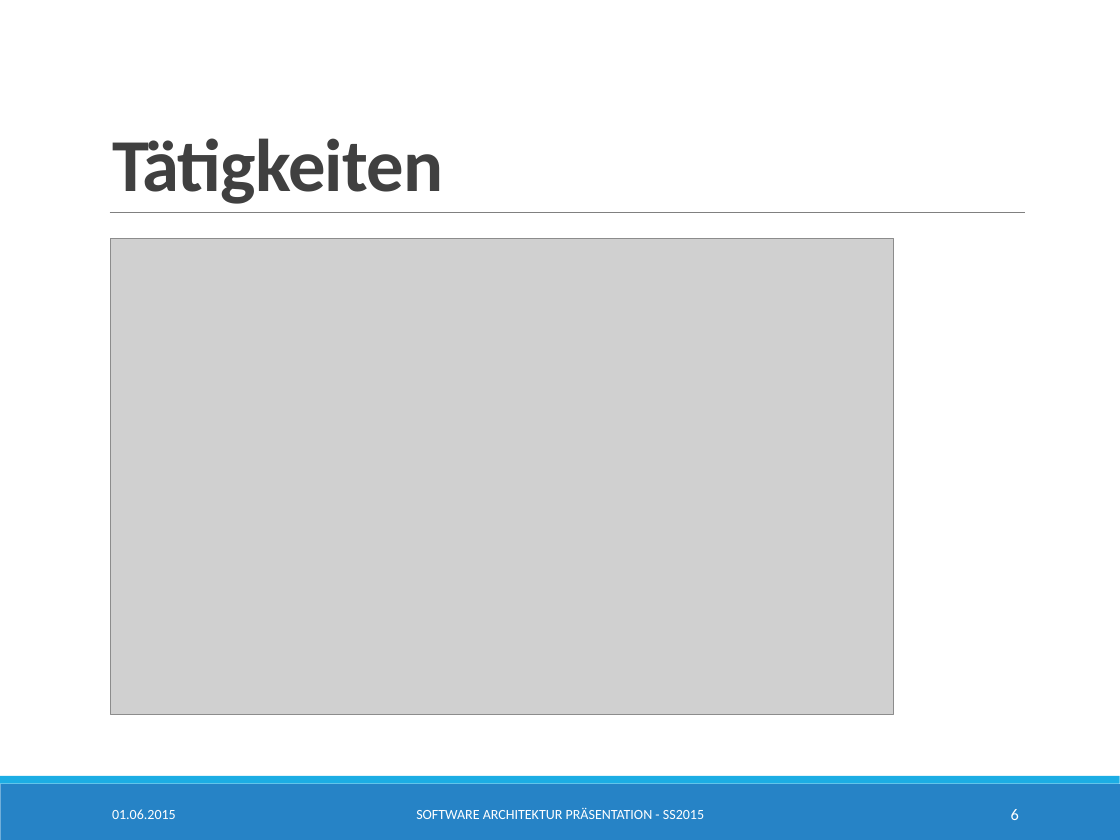
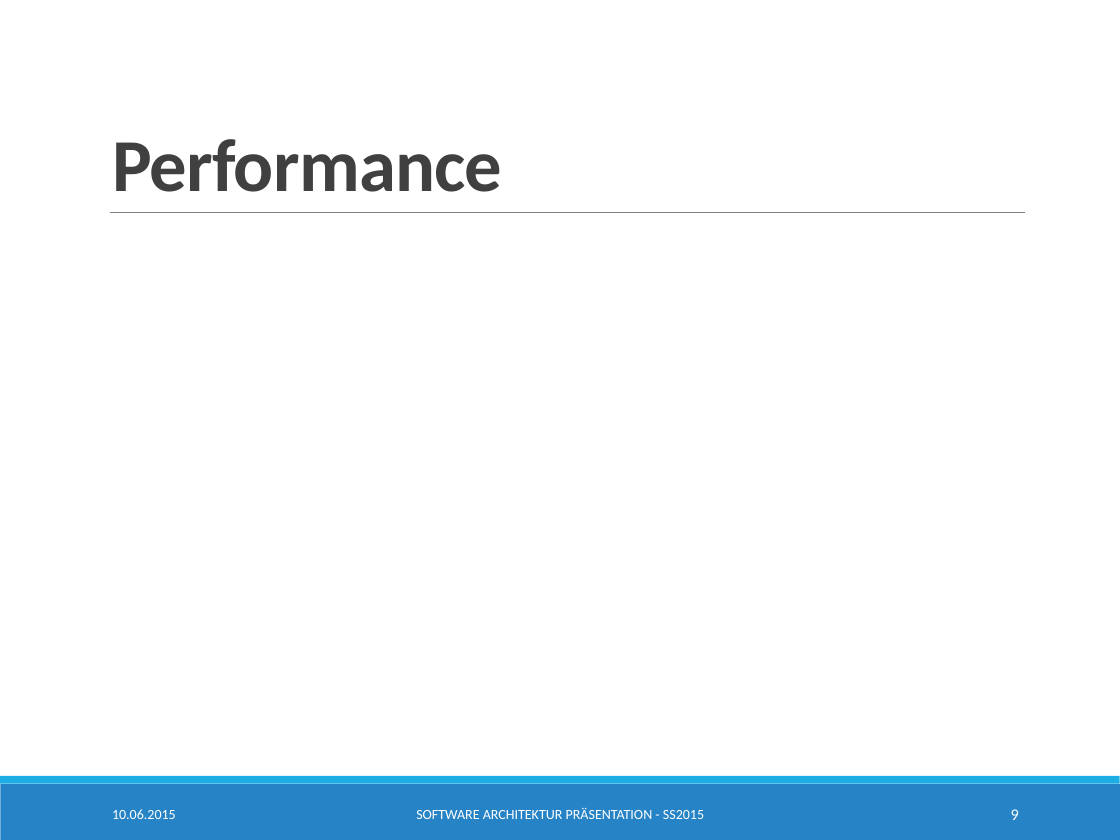
Before and after one commit to SimonBraun/de.htwg.se.mastermind, a slide deck: slide 9 of de.htwg.se.mastermind/Presentation.pptx (slide 6 before the commit). Drawn at 1120x840 pixels with LibreOffice and Linux fonts; fonts in the diff are those of the drawing; grey boxes stand for pictures. Boxes give left, top, right and bottom in pixels: in the first picture for what was removed or moved away, otherwise in the second. Text is boxed around its words. In the diff, an @@ line names an element or a change of style, - is before the commit and + after.

```diff
--- a/de.htwg.se.mastermind/Presentation.pptx
+++ b/de.htwg.se.mastermind/Presentation.pptx
@@ title at box(112, 139, 502, 192): text changed @@
-Tätigkeiten
+Performance
@@ picture removed at box(111, 239, 894, 715) @@
@@ text at box(112, 809, 176, 819): text changed @@
-01.06.2015
+10.06.2015
@@ page number at box(1011, 809, 1019, 820): text changed @@
-6
+9
```
Also in this commit, not shown: 6 other slides changed, 3 slides added, 6 other files.
